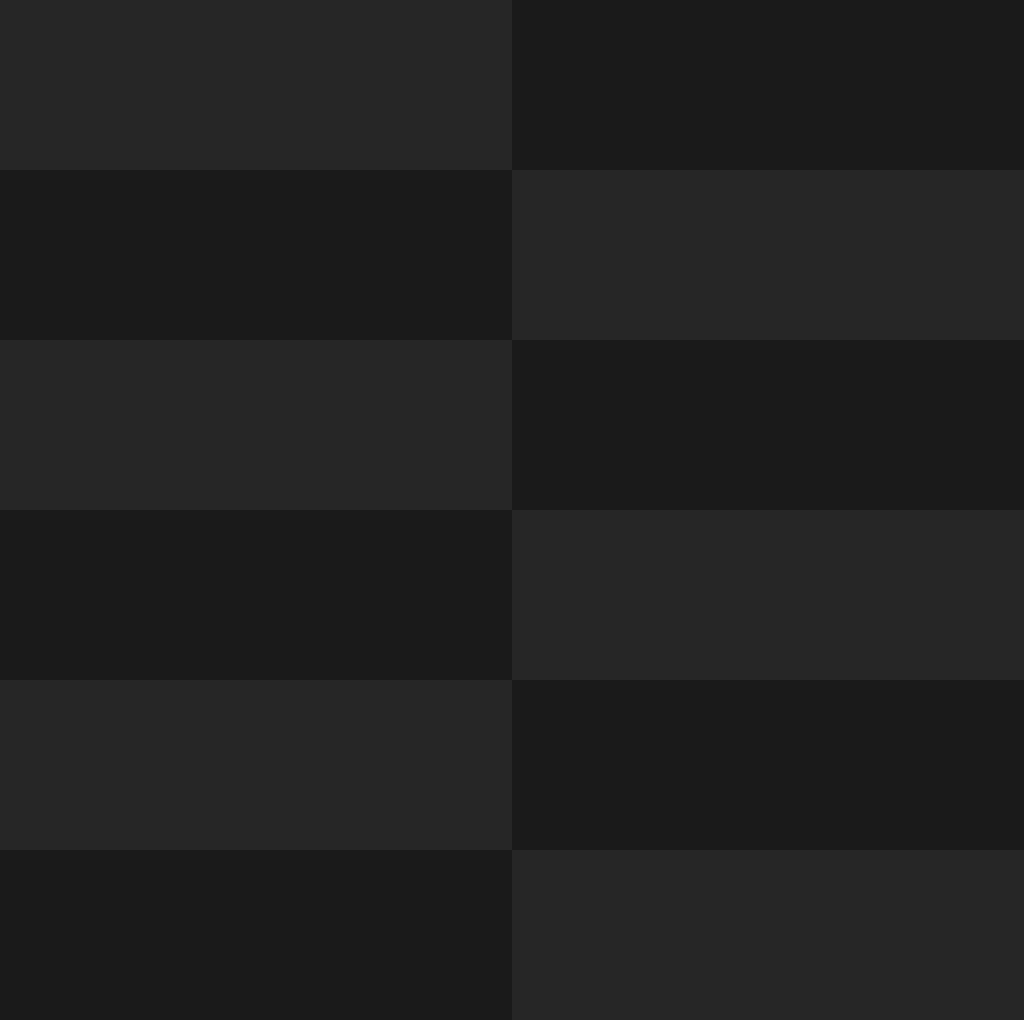
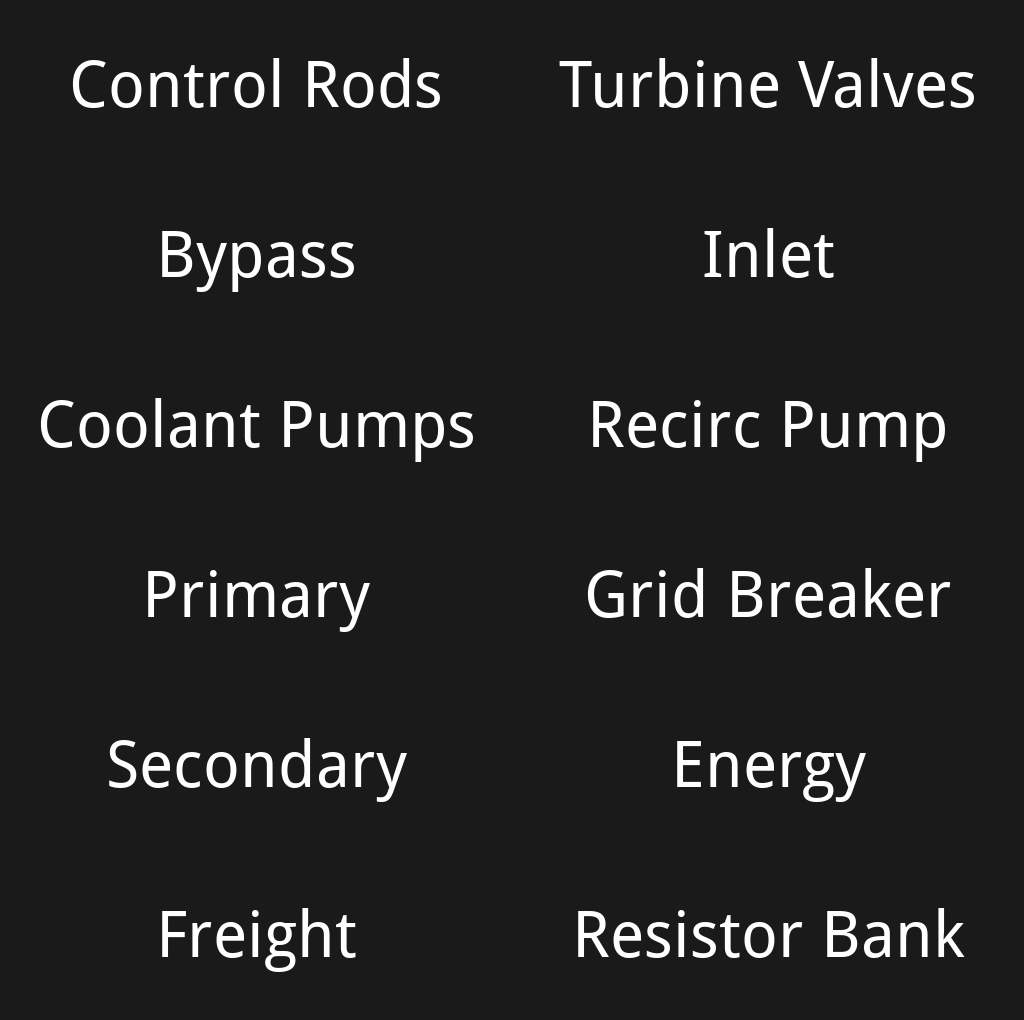
Two versions of the same layered image (1024 x 1020). Layer-by-layer changes:
renamed "Recirculation Pump" to "Recirc Pump", moved it out of group "Labels 1", painted on it over [593, 400, 945, 462]
showed group "Labels 1" (11 layers) over [40, 58, 1000, 972]
renamed "Turbine Breaker" to "Grid Breaker", painted on it over [536, 568, 1000, 618]
added layer "Resistor Bank" in group "Labels 1" over [578, 908, 965, 958]
hid "Layer" over [0, 0, 1024, 1020]
